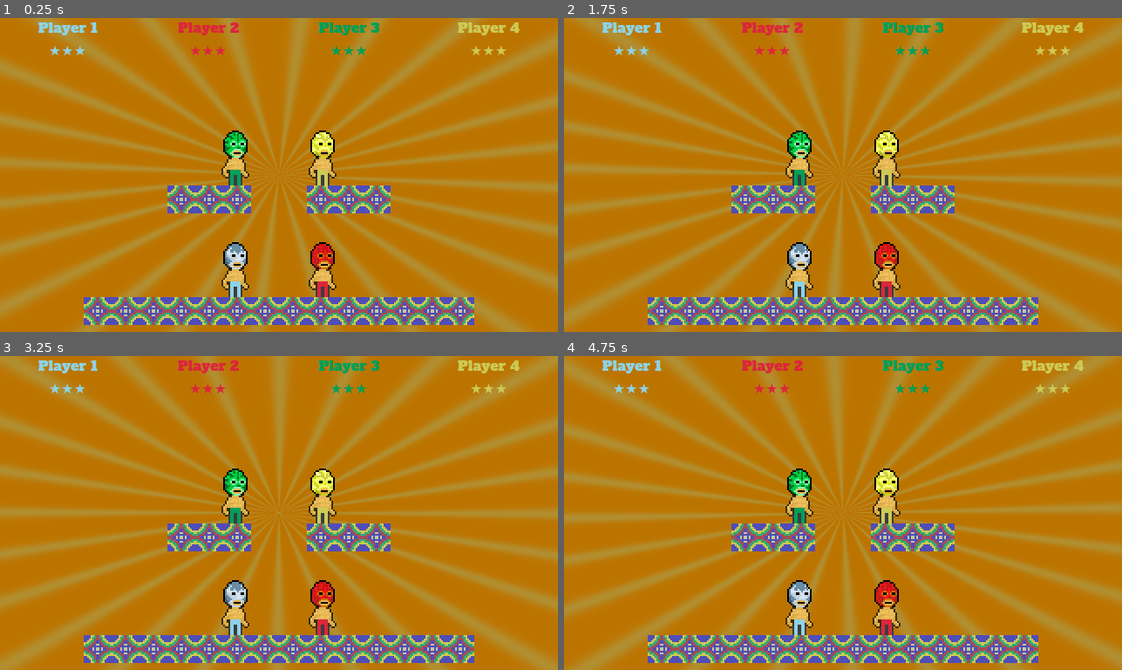
Above: before the commit, frames 1-4 (two rows, left to right).
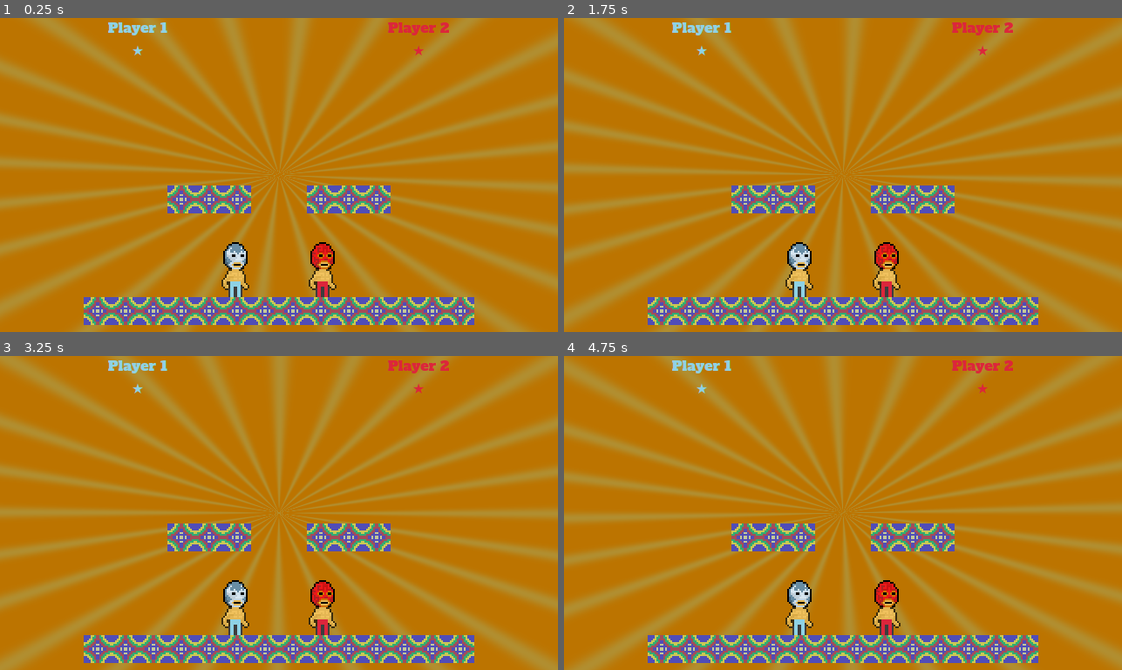
Above: after the commit, the same moments.

Repository: doctor-g/GGJ26
Game: Godot game, scene res://world/world.tscn
The game is run twice, just before and just after one commit, with the same random seed, the same clock (stepped at 60 frames per second) and the same inputs. This scene is started directly instead of the project's main scene.
Inputs:
- Up to frame 1 (0.25 s): no input
- Up to frame 2 (1.75 s): no input
- Up to frame 3 (3.25 s): no input
- Up to frame 4 (4.75 s): no input

The runs differ from the first frame. In frame 1, 3.1% of the frame differs, in the area x 6-94%, y 1-54%; in frame 2, 3.1%; in frame 3, 3.1%; in frame 4, 3.1%.

Commit message:
Change background color at game's ending

Diff:
--- a/project/world/world.gd
+++ b/project/world/world.gd
@@ -1,17 +1,31 @@
 extends Control
 
-const MAX_PLAYERS := 4
-const MAX_LIVES := 3
+const MAX_PLAYERS := 2
+const MAX_LIVES := 1
 
 ## How many seconds to wait before starting the next round
 const TIME_BETWEEN_GAMES := 3.5
+const BG_TWEEN_DURATION := 0.35
 
 @export var guy_scene : PackedScene
+@export var bg_color_1 : Color
+@export var bg_color_2 : Color
 
 var _players : Array[Player]
 
+## When there is a winner, it is this player. If null, the game is ongoing.
+var _winner : Player
+## Manages the background color transition when someone wins
+var _new_bg_color : Color
+
+@onready var _background := $Background
+
 
 func _ready() -> void:
+	# Set the background to the default colors at the start of the game.
+	_background.material.set_shader_parameter("color1", bg_color_1)
+	_background.material.set_shader_parameter("color2", bg_color_2)
+
 	# Create the players
 	for i in MAX_PLAYERS:
 		var player := Player.new()
@@ -62,6 +76,13 @@
 
 
 func _on_game_over(winner:Player) -> void:
+	_winner = winner
+	var bg_tween := create_tween()
+	bg_tween.tween_method(_tween_background("color1"),
+		bg_color_1, _winner.color, BG_TWEEN_DURATION)
+	bg_tween.parallel().tween_method(_tween_background("color2"),
+		bg_color_2, _winner.color.lightened(0.2), BG_TWEEN_DURATION)
+
 	%WinSound.play()
 	var index = _players.find(winner)
 	%WinnerLabel.text = "Player %d Wins!" % (index+1)
@@ -70,3 +91,7 @@
 		guy.active = false
 	await get_tree().create_timer(TIME_BETWEEN_GAMES).timeout
 	get_tree().reload_current_scene()
+
+
+func _tween_background(parameter_name : String) -> Callable:
+	return func(color:Color): _background.material.set_shader_parameter(parameter_name, color)
--- a/project/world/world.tscn
+++ b/project/world/world.tscn
@@ -10,8 +10,8 @@
 
 [sub_resource type="ShaderMaterial" id="ShaderMaterial_mmdvd"]
 shader = ExtResource("3_h5o24")
-shader_parameter/color1 = Color(0.7384354, 0.45603102, 7.70092e-07, 1)
-shader_parameter/color2 = Color(0.6959734, 0.55809903, 0.1901029, 1)
+shader_parameter/color1 = Color(0.7372549, 0.45490196, 0, 1)
+shader_parameter/color2 = Color(0.69411767, 0.5568628, 0.1882353, 1)
 shader_parameter/center = Vector2(0.5, 0.5)
 shader_parameter/beam_count = 12.0
 shader_parameter/beam_sharpness = 10.0
@@ -41,6 +41,8 @@
 grow_vertical = 2
 script = ExtResource("1_fj7yv")
 guy_scene = ExtResource("1_f3sb7")
+bg_color_1 = Color(0.7372549, 0.45490196, 0, 1)
+bg_color_2 = Color(0.69411767, 0.5568628, 0.1882353, 1)
 
 [node name="Background" type="ColorRect" parent="." unique_id=2088785746]
 material = SubResource("ShaderMaterial_mmdvd")
